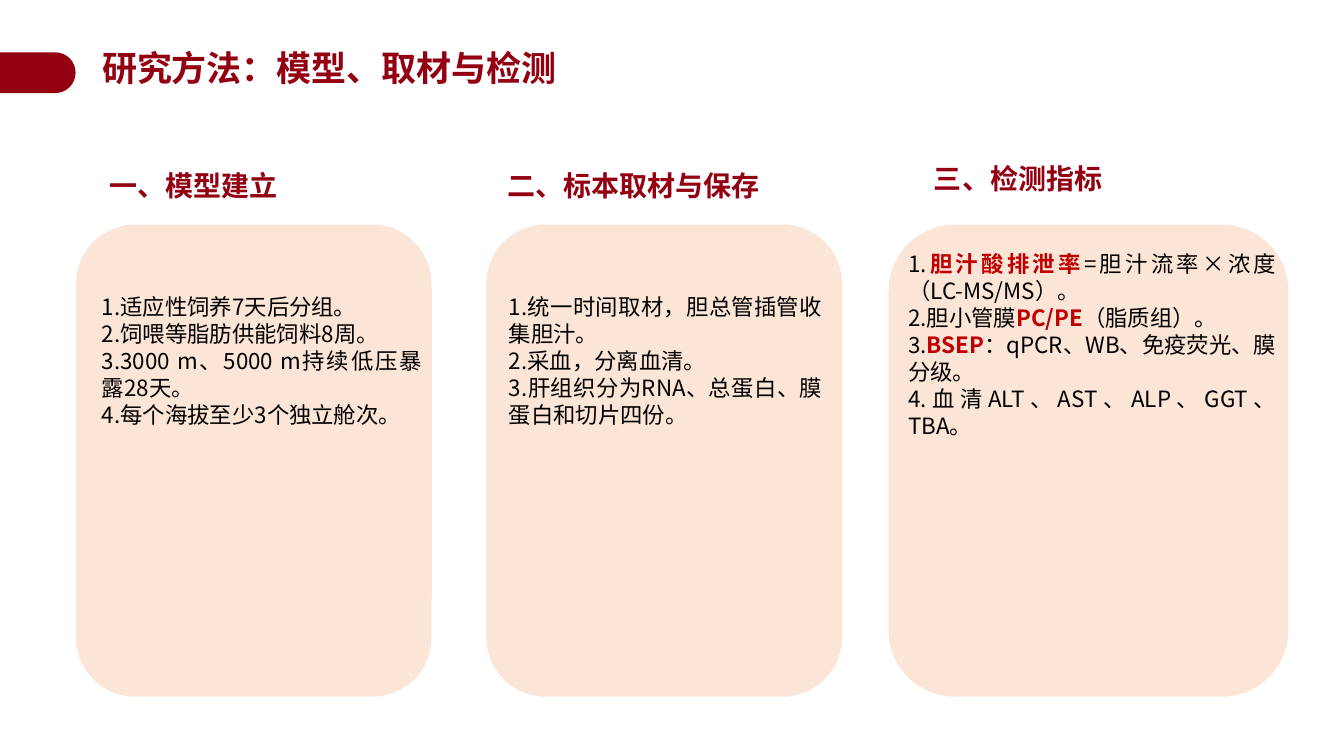
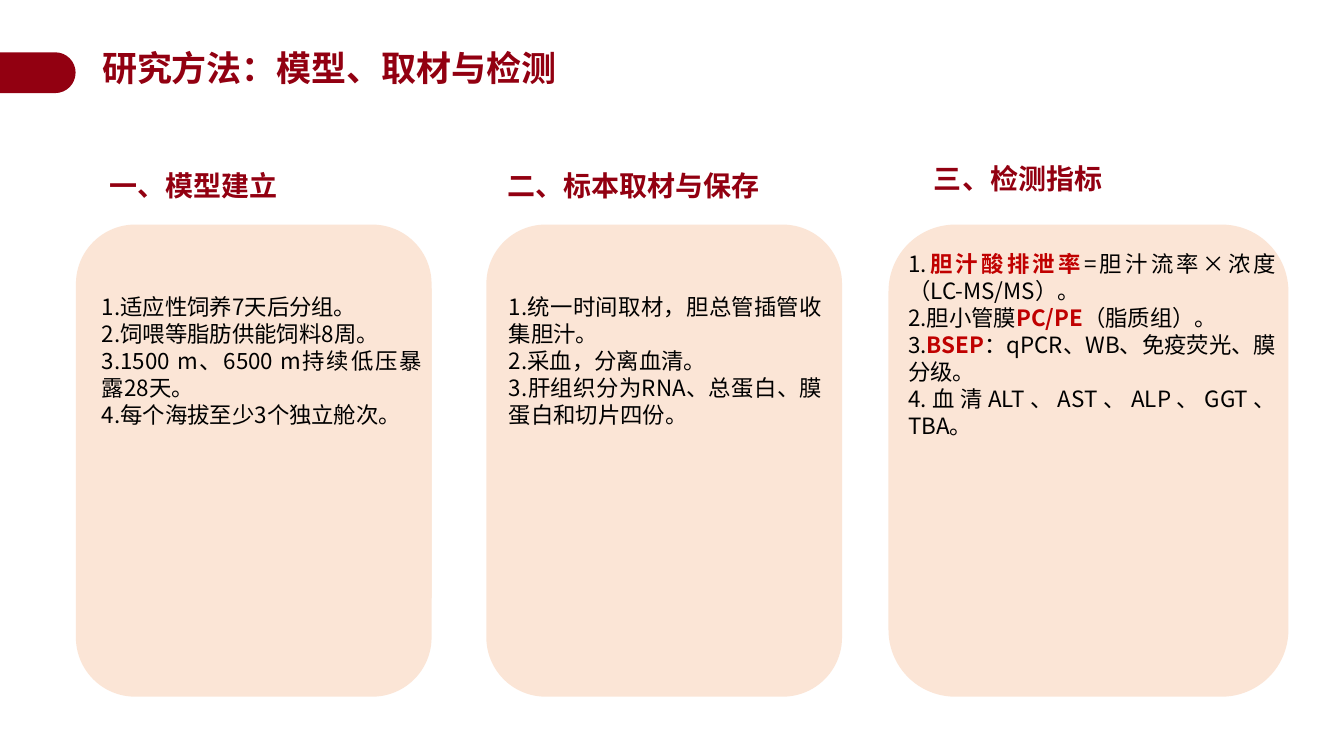
Before and after one commit to a854589274-afk/1, a slide deck: slide 17 of 开题答辩PPT_BSEP高原低压低氧.pptx. Drawn at 1344x756 pixels with LibreOffice and Linux fonts; fonts in the diff are those of the drawing; background and template pictures are left out. Boxes give left, top, right and bottom in pixels: in the first picture for what was removed or moved away, otherwise in the second. Text is boxed around its words. In the diff, an @@ line names an element or a change of style, - is before the commit and + after.

```diff
--- a/开题答辩PPT_BSEP高原低压低氧.pptx
+++ b/开题答辩PPT_BSEP高原低压低氧.pptx
@@ text at <box>102,352,273,398</box>: text changed @@
-3.3000 m、5000 m持续低压暴露28天。
+3.1500 m、6500 m持续低压暴露28天。
```
Also in this commit, not shown: 7 other slides changed.
